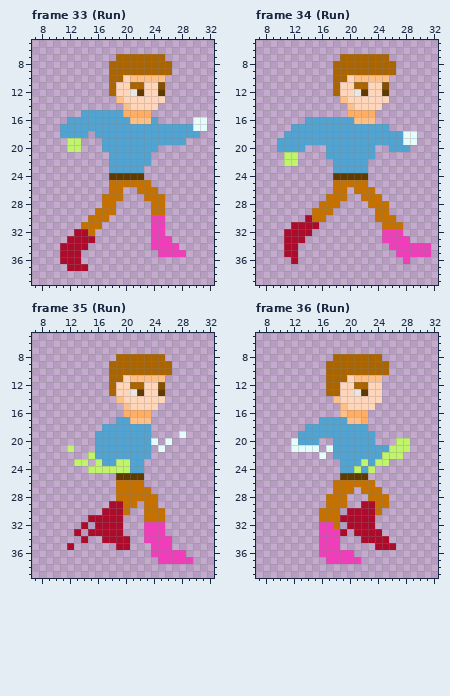
File history of a pixel-art file, Assets/Characters/Test/Test2Animation_40x40_run_smears_4.ase. The picture above is the old version.
40x40 pixels, 105 frames. Shown: frame 33 (Run): x 7..32, y 5..39; frame 34 (Run): x 7..32, y 5..39; frame 35 (Run): x 7..32, y 5..39; frame 36 (Run): x 7..32, y 5..39. The commit also changed other frames, which this record leaves out.
New version:
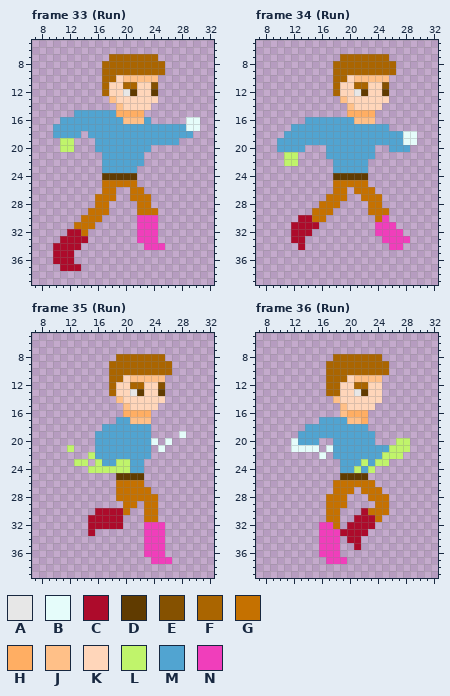
Palette (. is transparent): A #e7e7e7  B #e5fcfa  C #ad0b2b  D #603b00  E #855100  F #aa6500  G #c57100  H #ffae63  J #ffc088  K #ffd6ba  L #c0f46b  M #51a4d1  N #f03ebb
What changed:
--- frame 33 (Run)
@@ x 7..32 @@
  6 ..........................
- 7 ............FFFFFFF.......
- 8 ...........FFFFFFFFF......
- 9 ...........FFFFFFFFF......
-10 ...........FFKJJJJJ.......
-11 ...........FKKFFKKE.......
-12 ...........FKKADKKD.......
-13 ............JKKKKKK.......
-14 .............JKKKK........
-15 .......MMMMMMHHHH.........
-16 .....MMMMMMMMMJJJM.....BB.
-17 ....MMMMMMMMMMMMMMMMMMMBB.
-18 ....MMMM.MMMMMMMMMMMMMMM..
-19 .....LL...MMMMMMMMMMMM....
-20 .....LL...MMMMMMMM........
-21 ...........MMMMMM.........
-22 ...........MMMMMM.........
-23 ...........MMMMM..........
-24 ...........DDDDD..........
-25 ...........GGGGGG.........
-26 ...........GG..GGG........
-27 ..........GGG...GGG.......
-28 ..........GG.....GG.......
-29 .........GGG.....GG.......
-30 ........GGG......NN.......
-31 .......GGG.......NN.......
-32 ......CCG........NN.......
-33 .....CCCC........NNN......
-34 ....CCCC.........NNNN.....
-35 ....CCC...........NNNN....
-36 ....CCC...................
-37 .....CCC..................
+ 7 ...........FFFFFFF........
+ 8 ..........FFFFFFFFF.......
+ 9 ..........FFFFFFFFF.......
+10 ..........FFKJJJJJ........
+11 ..........FKKFFKKE........
+12 ..........FKKADKKD........
+13 ...........JKKKKKK........
+14 ............JKKKK.........
+15 ......MMMMMMHHHH..........
+16 ....MMMMMMMMMJJJM.....BB..
+17 ...MMMMMMMMMMMMMMMMMMMBB..
+18 ...MMMM.MMMMMMMMMMMMMMM...
+19 ....LL...MMMMMMMMMMMM.....
+20 ....LL...MMMMMMMM.........
+21 ..........MMMMMM..........
+22 ..........MMMMMM..........
+23 ..........MMMMM...........
+24 ..........DDDDD...........
+25 ..........GGGGG...........
+26 ..........GG..GG..........
+27 .........GGG..GGG.........
+28 .........GG....GG.........
+29 ........GGG....GGG........
+30 .......GGG.....NNN........
+31 ......GGG......NNN........
+32 .....CCG.......NNN........
+33 ....CCCC.......NNN........
+34 ...CCCC.........NNN.......
+35 ...CCC....................
+36 ...CCC....................
+37 ....CCC...................
 38 ..........................
--- frame 34 (Run), layers "Pants", "Right foot", "Left foot"
@@ x 7..32 @@
 27 ..........GGG..GGG........
-28 .........GGG....GGG.......
-29 ........GGG......GG.......
-30 .......CGG.......GGG......
-31 .....CCCC.........GGG.....
-32 ....CCCC..........NNN.....
-33 ....CCC...........NNNN....
-34 ....CC.............NNNNNN.
-35 ....CC..............NNNNN.
-36 .....C...............N....
+28 .........GGG....GG........
+29 ........GGG.....GGG.......
+30 ......CCGG.......GN.......
+31 .....CCCC........NNN......
+32 .....CCC.........NNNN.....
+33 .....CC...........NNNN....
+34 ......C............NN.....
+35 ..........................
+36 ..........................
 37 ..........................
--- frame 35 (Run), layers "Pants", "Right foot", "Left foot"
@@ x 7..32 @@
 28 ............GGGGGG........
-29 ...........CCGG.GG........
-30 ..........CCCG..GGG.......
-31 ........CCCCC...GGG.......
-32 .......C.CCCC...NNN.......
-33 ......C.CCCCC...NNN.......
-34 .......C..CCCC..NNNN......
-35 .....C......CC...NNN......
-36 .................NNNNN....
-37 ..................NNNNN...
+29 .............GG.GG........
+30 .........CCCCG..GG........
+31 ........CCCCC...GG........
+32 ........CCCCC...NNN.......
+33 ........C.......NNN.......
+34 ................NNN.......
+35 ................NNN.......
+36 ................NNN.......
+37 .................NNN......
 38 ..........................
--- frame 36 (Run)
@@ x 14..28 @@
 28 ...GGG...GGG...
-29 ...GGG..CCGG...
-30 ..GGG.CCCCG....
-31 ..GGGCCCCC.....
+29 ...GGG....GG...
+30 ...GG...CGGG...
+31 ...GG..CCCG....
 32 ..NNG.CCCC.....
-33 ..NNNC.CCCC....
-34 ..NNN...CCCC...
-35 ..NNN.....CCC..
-36 ..NNNNN........
-37 ...NNNNN.......
+33 ..NNNCCCC......
+34 ..NNN.CC.......
+35 ..NNN..C.......
+36 ..NNN..........
+37 ...NNN.........
 38 ...............
Changed places in both pictures, as pixel boxes (x1, y1, x2, y2):
changed: (53, 54, 207, 271)
changed: (368, 201, 431, 264)
changed: (284, 215, 305, 264)
changed: (67, 501, 193, 564)
changed: (319, 501, 396, 564)
